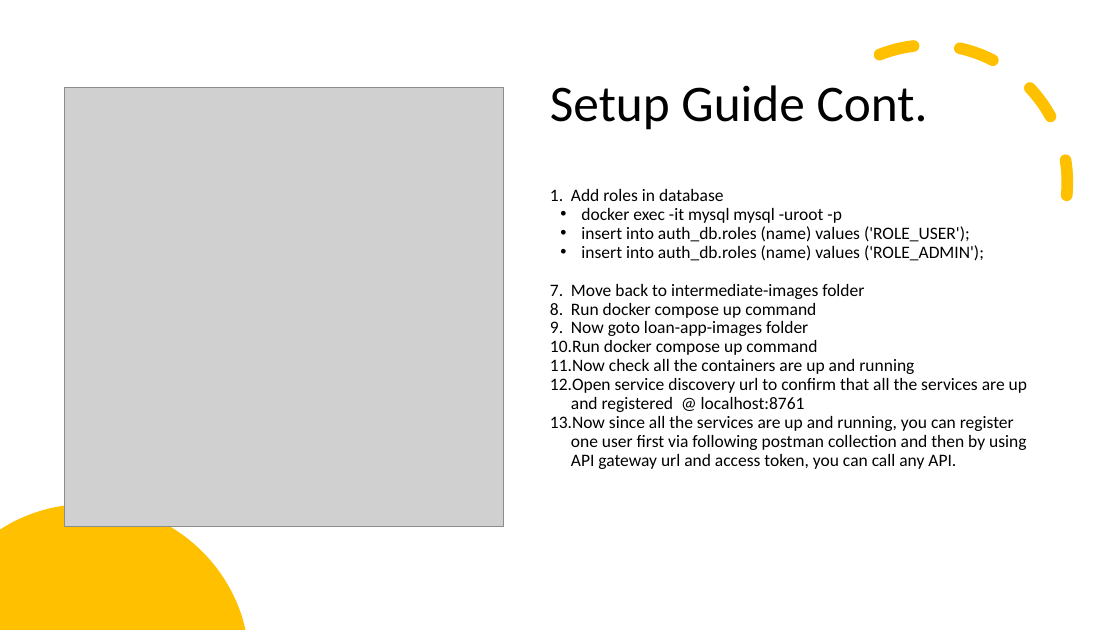
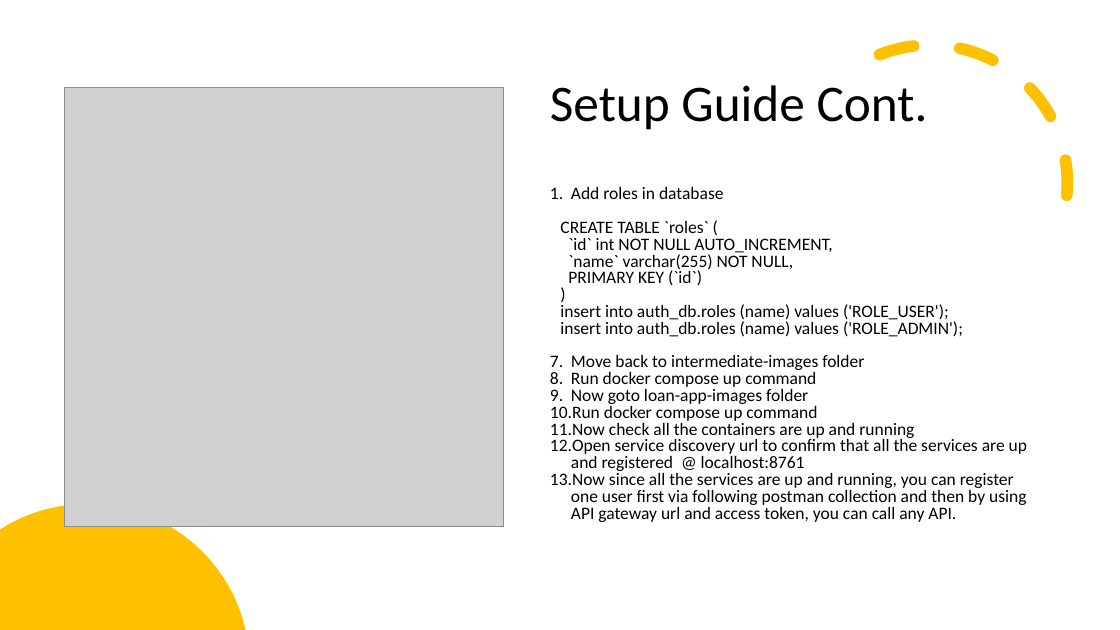
Before and after one commit to javatechcrackers/core-loan, a slide deck: slide 15 of Loan_app_setup_guide.pptx. Drawn at 1120x630 pixels with LibreOffice and Linux fonts; fonts in the diff are those of the drawing; grey boxes stand for pictures. Boxes give left, top, right and bottom in pixels: in the first picture for what was removed or moved away, otherwise in the second. Text is boxed around its words. In the diff, an @@ line names an element or a change of style, - is before the commit and + after.

Commit message:
updating ppt

```diff
--- a/Loan_app_setup_guide.pptx
+++ b/Loan_app_setup_guide.pptx
@@ text at [550, 187, 1027, 522]: line spacing 0.9 to 0.8; bullet • to none @@
@@ text at [560, 221, 832, 286]: text changed @@
-• docker exec -it mysql mysql -uroot -p
+CREATE TABLE `roles` (
+`id` int NOT NULL AUTO_INCREMENT,
+`name` varchar(255) NOT NULL,
+PRIMARY KEY (`id`)
+)
```
